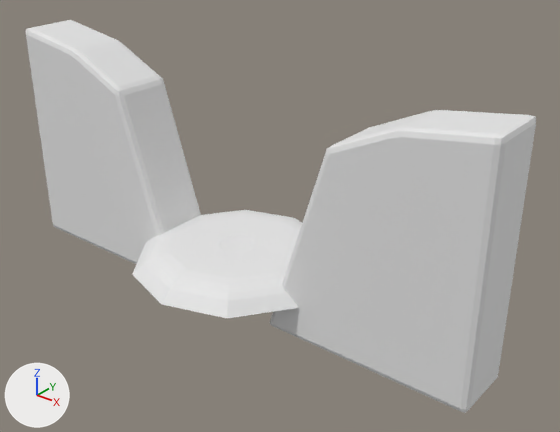
The FBX model Assets/Models/dais.fbx as it was, and as the next commit left it.
Before and after are seen from a 50 mm lens placed at (0.0534, -0.0589, 0.0424), pointed at (0.0047, 0.0019, 0.0048). The axes (+X, +Y, +Z) are drawn at lower left. The lights are the same throughout. Where no turn or scale is listed for an object, it has been applied to the vertices.
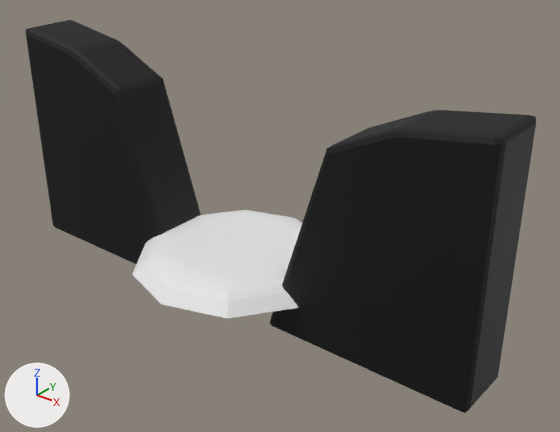
Pixel boxes (x1, y1, x2, y2) of what changed, in the pictures (560 x 432 px):
'Circle', surface changed (grey to black)
    both: (26, 20, 536, 413)
part 1 of me_circle, built on
    both: (221, 236, 255, 252)

The change, as a list of edits to the scene's bpy script:
```text
Add img_base_png:
    img_base_png = load_image('Base.png', 'Materials/Base.png', 1024, 1024, 'sRGB')
Change mat_unnamed:
    remove mat_unnamed.base_color = (0.8, 0.8, 0.8)  # white #e7e7e7
    add mat_unnamed.texture = img_base_png
Add mat_none__base:
    mat_none__base = principled_material('None__Base')
    mat_none__base.base_color = (0.8, 0.8, 0.8)  # white #e7e7e7
    mat_none__base.roughness = 0.649
Change me_circle:
    used by ob_circle; location = (0.0, 0.0, 0.0)
    remove me_circle.from_pydata(...)  # 254 vertices, 241 faces; spans x -0.0313..0.0313, y -0.0123..0.0123, z -0.0059..0.0216
    add me_circle.from_pydata(...)  # 255 vertices, 250 faces; spans x -0.0313..0.0313, y -0.0123..0.0123, z -0.0059..0.0216
    me_circle part 1
    1 face is deleted
    1 vertex is added at (0.0, 0.0, 0.0004)
    10 new faces join them, mat_none__base (white #e7e7e7)
    add me_circle.materials.append(mat_none__base)  # white #e7e7e7
```
